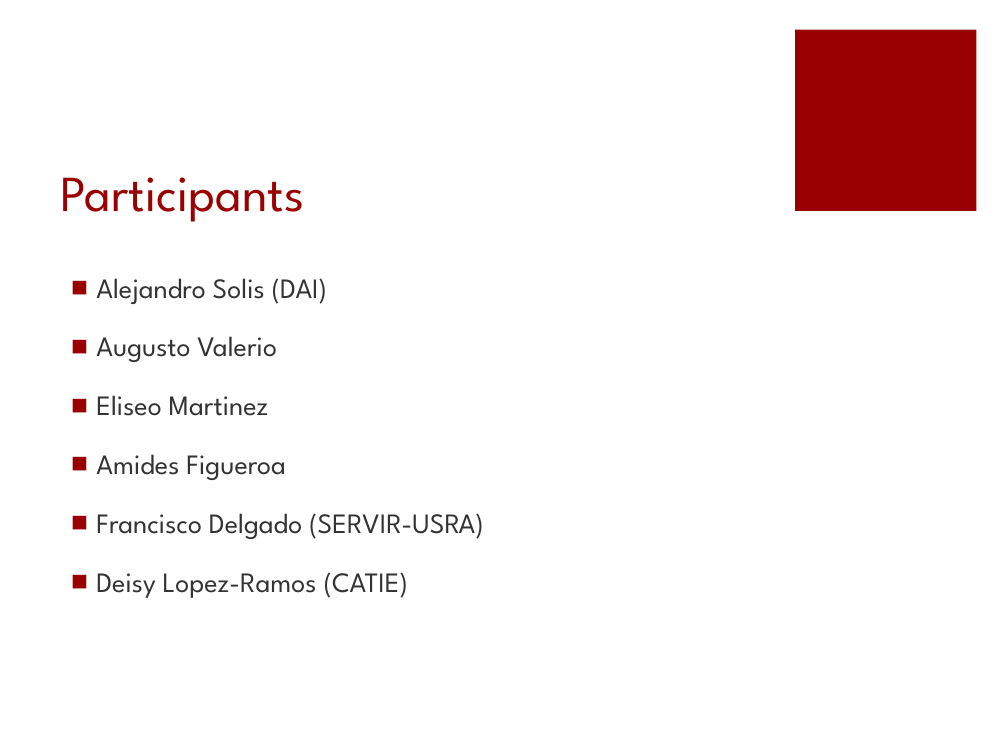
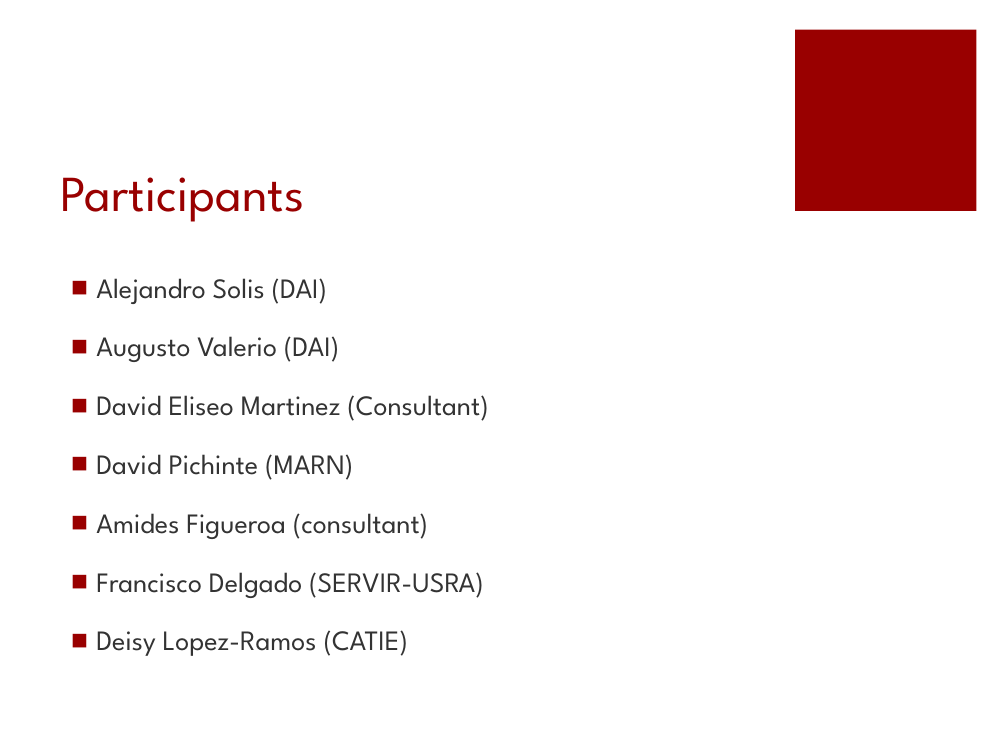
Before and after one commit to anna-ce/LHASAadvanced, a slide deck: slide 2 of ECA-RCCP-WorshopApr2016.pptx. Drawn at 1008x756 pixels with LibreOffice and Linux fonts; fonts in the diff are those of the drawing. Boxes give left, top, right and bottom in pixels: in the first picture for what was removed or moved away, otherwise in the second. Text is boxed around its words. In the diff, an @@ line names an element or a change of style, - is before the commit and + after.

```diff
--- a/ECA-RCCP-WorshopApr2016.pptx
+++ b/ECA-RCCP-WorshopApr2016.pptx
@@ text at [96, 336, 488, 539]: text changed @@
-■ Augusto Valerio
-■ Eliseo Martinez
-■ Amides Figueroa
+■ Augusto Valerio (DAI)
+■ David Eliseo Martinez (Consultant)
+■ David Pichinte (MARN)
+■ Amides Figueroa (consultant)
```
Also in this commit, not shown: 24 other files.
